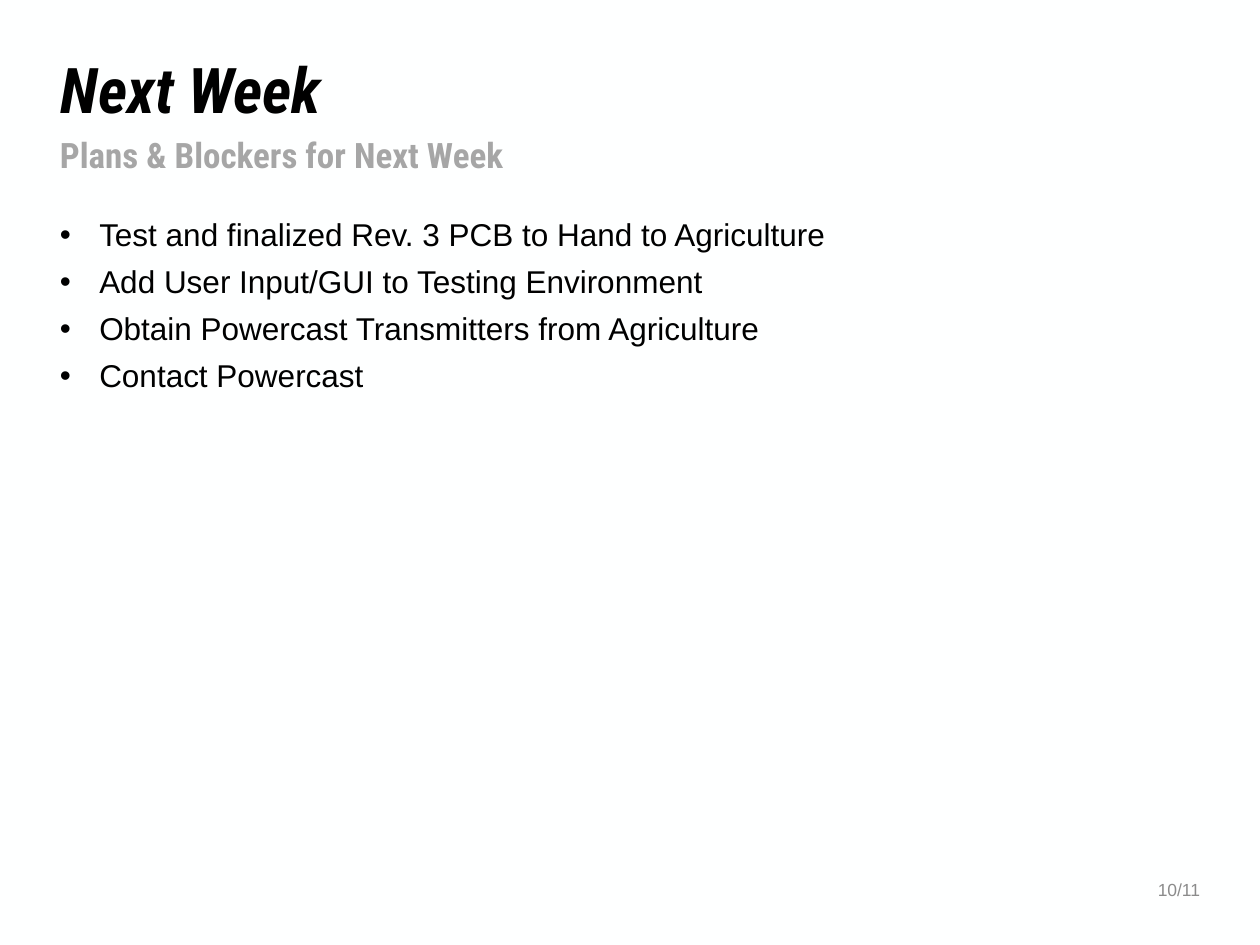
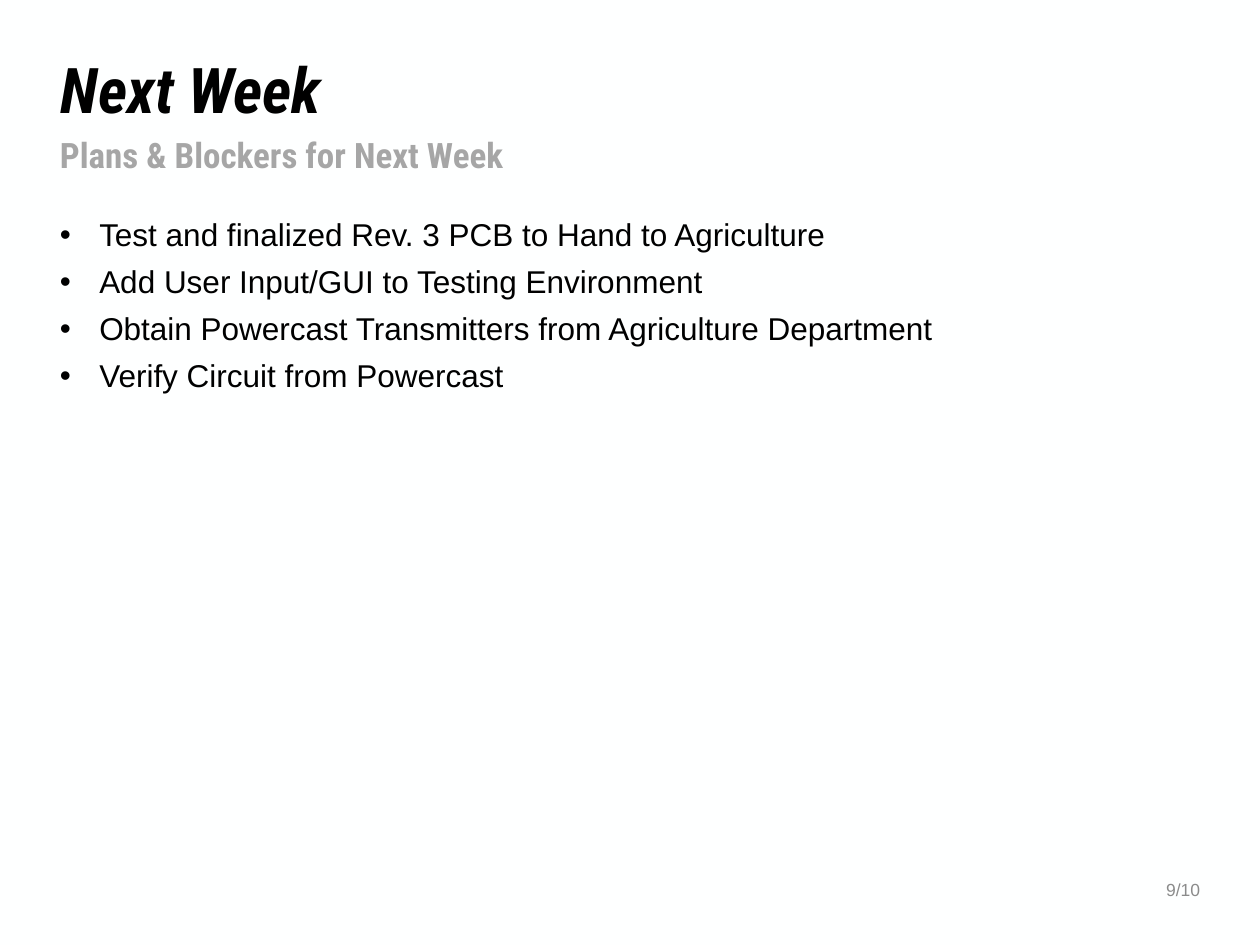
Before and after one commit to NHuang58/Biomedical_Device_PCB, a slide deck: slide 9 of Documentation/Slides/Week_19.pptx (slide 7 before the commit). Drawn at 1260x945 pixels with LibreOffice and Linux fonts; fonts in the diff are those of the drawing; background and template pictures are left out. Boxes give left, top, right and bottom in pixels: in the first picture for what was removed or moved away, otherwise in the second. Text is boxed around its words. In the diff, an @@ line names an element or a change of style, - is before the commit and + after.

Commit message:
Week 3

```diff
--- a/Documentation/Slides/Week_19.pptx
+++ b/Documentation/Slides/Week_19.pptx
@@ text at [99, 317, 932, 393]: text changed @@
-• Obtain Powercast Transmitters from Agriculture
-• Contact Powercast
+• Obtain Powercast Transmitters from Agriculture Department
+• Verify Circuit from Powercast
@@ text at [1166, 883, 1200, 896]: text changed @@
-10/11
+9/10
```
Also in this commit, not shown: 5 other slides changed, 2 slides added, 7 other files.
